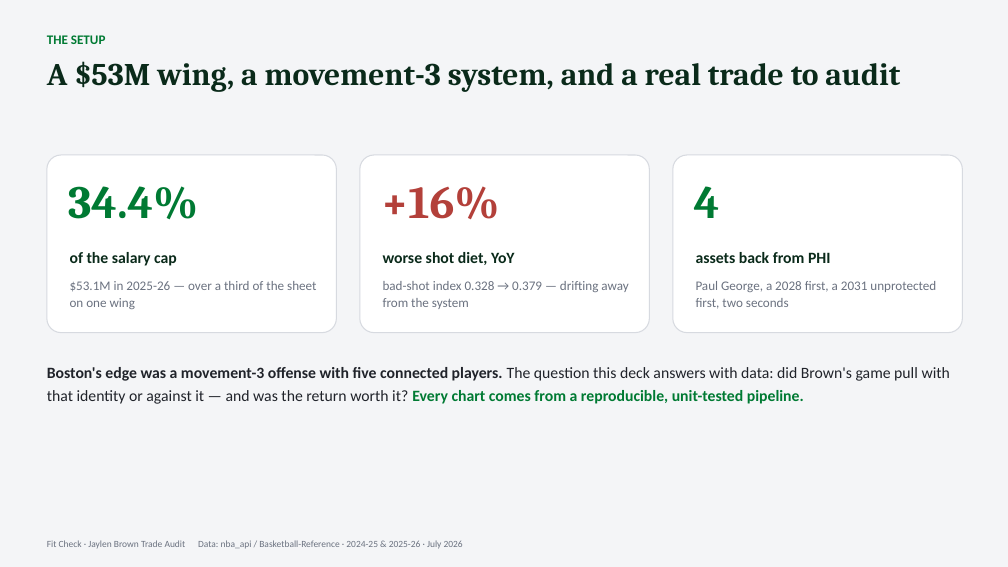
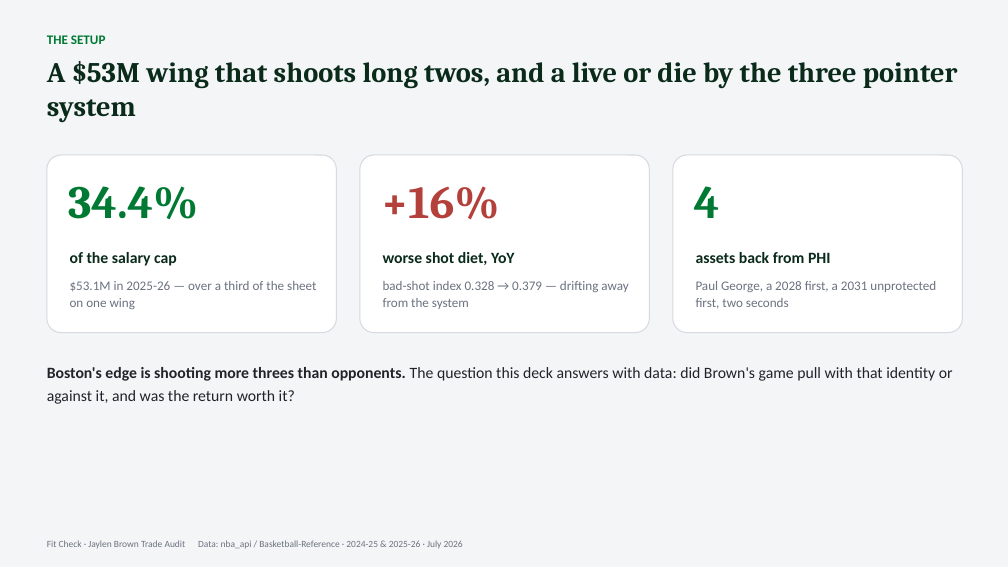
Before and after one commit to justinloo12/jaylen-brown-fit-check, a slide deck: slide 2 of outputs/Breaking_Down_The_Jaylen_Brown_Trade.pptx. Drawn at 1008x567 pixels with LibreOffice and Linux fonts; fonts in the diff are those of the drawing. Boxes give left, top, right and bottom in pixels: in the first picture for what was removed or moved away, otherwise in the second. Text is boxed around its words. In the diff, an @@ line names an element or a change of style, - is before the commit and + after.

```diff
--- a/outputs/Breaking_Down_The_Jaylen_Brown_Trade.pptx
+++ b/outputs/Breaking_Down_The_Jaylen_Brown_Trade.pptx
@@ text at [47, 61, 958, 123]: text changed; size 30 to 27 pt @@
-A $53M wing, a movement-3 system, and a real trade to audit
+A $53M wing that shoots long twos, and a live or die by the three pointer system
@@ text at [47, 367, 953, 404]: text changed; bold off @@
-Boston's edge was a movement-3 offense with five connected players. The question this deck answers with data: did Brown's game pull with that identity or against it — and was the return worth it? Every chart comes from a reproducible, unit-tested pipeline.
+Boston's edge is shooting more threes than opponents. The question this deck answers with data: did Brown's game pull with that identity or against it, and was the return worth it?
```
Also in this commit, not shown: 9 other slides changed, 4 other files.
